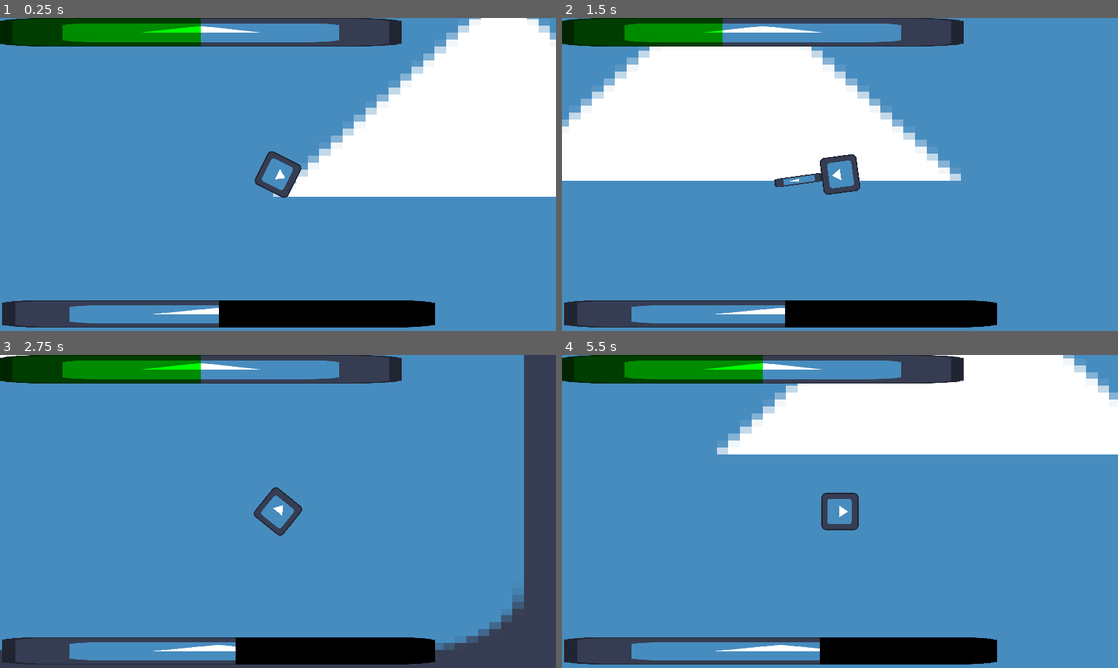
Above: before the commit, frames 1-4 (two rows, left to right).
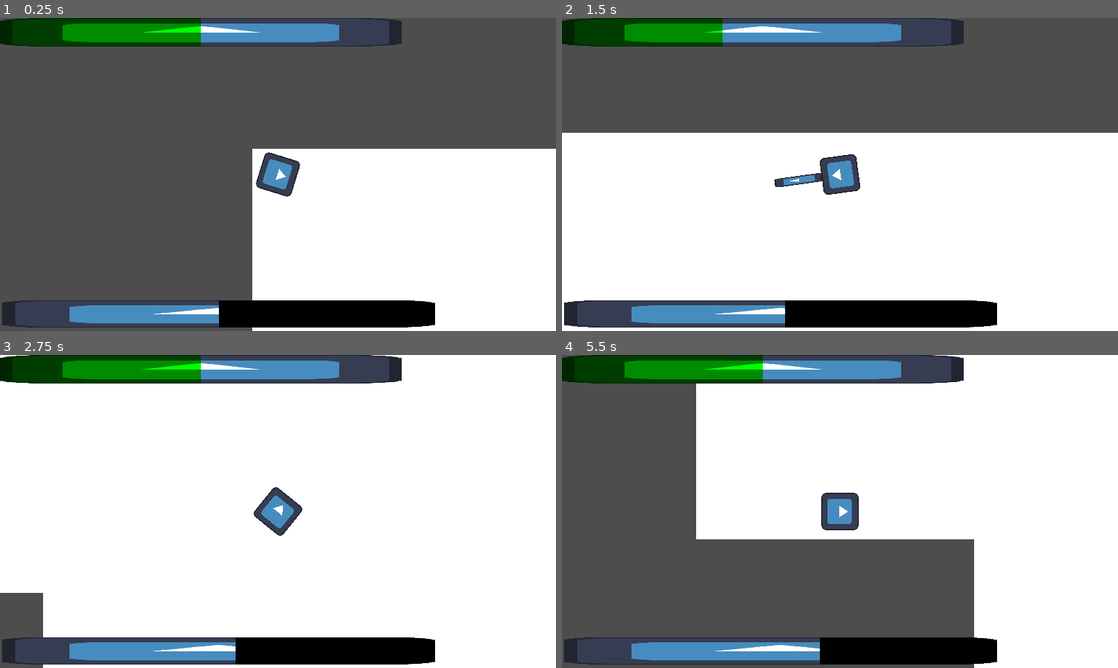
Above: after the commit, the same moments.

Repository: bigmonmulgrew/GodotJam70
Game: Godot game, scene res://Levels/DELETEMETEST.tscn
Same seed, same stepped clock (60 frames per second), same inputs: the game is played once before the commit and once after it. The engine's default icon, where the game draws it, is replaced by a stand-in: a white triangle on a blue panel in a dark square.
Inputs (mouse positions are in pixels of both pictures, inside the frame that each line leads up to):
- Up to frame 1 (0.25 s): no input
- Up to frame 2 (1.5 s): tap Enter at 0.5 s; move the mouse to (962, 158) at 0.52 s; hold D (move_right) 0.53-1.28 s; tap Shift (defensive_action) at 0.6 s; move the mouse to (728, 190) at 1.27 s; hold S (move_down) from 1.28 s (still down); click (728, 190) at 1.35 s
- Up to frame 3 (2.75 s): move the mouse to (333, 442) at 2.02 s; release S (move_down) at 2.03 s; hold D (move_right) from 2.03 s (still down); right-click (333, 442) at 2.1 s
- Up to frame 4 (5.5 s): move the mouse to (812, 574) at 2.77 s; release D (move_right) at 2.78 s; hold W (move_up) 2.78-3.53 s; tap Shift (defensive_action) at 2.85, 5.1 s; move the mouse to (1006, 558) at 3.52 s; hold A (move_left) 3.53-5.03 s; click (1006, 558) at 3.6 s; move the mouse to (673, 464) at 4.27 s; right-click (673, 464) at 4.35 s; move the mouse to (867, 511) at 5.02 s; hold S (move_down) from 5.03 s (still down)

The runs differ from the first frame. In frame 1, 79% of the frame differs, in the area x 0-100%, y 0-100%; in frame 2, 76%; in frame 3, 86%; in frame 4, 70%.

Commit message:
Created empty arena
Created an empty arena that is a white background with invisible walls that prevent the player from leaving the playable area. The walls are set up using staticbody2d node.

Also added the arena to the DELETEMETEST scene, so that you can see that the player cannot escape the bounds.

Diff:
--- a/Levels/DELETEMETEST.tscn
+++ b/Levels/DELETEMETEST.tscn
@@ -1,16 +1,14 @@
-[gd_scene load_steps=4 format=3 uid="uid://bbmv5ka3j4o3s"]
+[gd_scene load_steps=5 format=3 uid="uid://bbmv5ka3j4o3s"]
 
 [ext_resource type="Texture2D" uid="uid://bsoah8gdmv5su" path="res://icon.svg" id="1_3p44r"]
 [ext_resource type="Script" path="res://Scripts/DELETEMETEST.gd" id="1_vmmgu"]
 [ext_resource type="PackedScene" uid="uid://bs1eddaicb0iy" path="res://Scenes/Character/character.tscn" id="2_xnnp0"]
+[ext_resource type="PackedScene" uid="uid://7tmputkdxmuf" path="res://Scenes/empty_arena.tscn" id="4_x8guw"]
 
 [node name="TEMPTEST" type="Node2D"]
 script = ExtResource("1_vmmgu")
 
-[node name="Icon" type="Sprite2D" parent="."]
-position = Vector2(156, 6)
-scale = Vector2(7.96875, 4.71875)
-texture = ExtResource("1_3p44r")
+[node name="EmptyArena" parent="." instance=ExtResource("4_x8guw")]
 
 [node name="Character" parent="." instance=ExtResource("2_xnnp0")]
 
--- /dev/null
+++ b/Scenes/empty_arena.tscn
@@ -0,0 +1,130 @@
+[gd_scene load_steps=12 format=3 uid="uid://7tmputkdxmuf"]
+
+[sub_resource type="RectangleShape2D" id="RectangleShape2D_cfjlt"]
+size = Vector2(40, 208)
+
+[sub_resource type="RectangleShape2D" id="RectangleShape2D_00c5u"]
+size = Vector2(40, 200)
+
+[sub_resource type="RectangleShape2D" id="RectangleShape2D_5y3wa"]
+size = Vector2(40, 200)
+
+[sub_resource type="RectangleShape2D" id="RectangleShape2D_3sba2"]
+size = Vector2(41, 1164)
+
+[sub_resource type="RectangleShape2D" id="RectangleShape2D_b5v8y"]
+size = Vector2(40, 256)
+
+[sub_resource type="RectangleShape2D" id="RectangleShape2D_pmhik"]
+size = Vector2(42, 1232)
+
+[sub_resource type="RectangleShape2D" id="RectangleShape2D_rm1fs"]
+size = Vector2(40, 210)
+
+[sub_resource type="RectangleShape2D" id="RectangleShape2D_7s5p3"]
+size = Vector2(46.875, 192)
+
+[sub_resource type="RectangleShape2D" id="RectangleShape2D_qn75h"]
+size = Vector2(46.875, 192)
+
+[sub_resource type="RectangleShape2D" id="RectangleShape2D_m5riq"]
+size = Vector2(46.125, 160)
+
+[sub_resource type="RectangleShape2D" id="RectangleShape2D_8xy4e"]
+size = Vector2(45.75, 192)
+
+[node name="EmptyArena" type="Area2D"]
+
+[node name="Polygon2D" type="Polygon2D" parent="."]
+polygon = PackedVector2Array(0, 0, 1152, 0, 1152, 192, 960, 192, 960, 448, 1152, 448, 1152, 648, 0, 648, 0, 448, 192, 448, 192, 192, 0, 192)
+
+[node name="Walls" type="Node" parent="."]
+
+[node name="Wall" type="StaticBody2D" parent="Walls"]
+
+[node name="CollisionShape2D" type="CollisionShape2D" parent="Walls/Wall"]
+position = Vector2(-20, 96)
+shape = SubResource("RectangleShape2D_cfjlt")
+
+[node name="Wall2" type="StaticBody2D" parent="Walls"]
+position = Vector2(0, 456)
+
+[node name="CollisionShape2D" type="CollisionShape2D" parent="Walls/Wall2"]
+position = Vector2(-20, 92)
+shape = SubResource("RectangleShape2D_00c5u")
+
+[node name="Wall3" type="StaticBody2D" parent="Walls"]
+position = Vector2(1192, 456)
+
+[node name="CollisionShape2D" type="CollisionShape2D" parent="Walls/Wall3"]
+position = Vector2(-20, 92)
+shape = SubResource("RectangleShape2D_5y3wa")
+
+[node name="Wall4" type="StaticBody2D" parent="Walls"]
+position = Vector2(1192, 0)
+
+[node name="CollisionShape2D" type="CollisionShape2D" parent="Walls/Wall4"]
+position = Vector2(-20, 96)
+shape = SubResource("RectangleShape2D_cfjlt")
+
+[node name="Wall5" type="StaticBody2D" parent="Walls"]
+position = Vector2(192, 0)
+rotation = 1.5708
+
+[node name="CollisionShape2D" type="CollisionShape2D" parent="Walls/Wall5"]
+position = Vector2(-20.5, -386)
+shape = SubResource("RectangleShape2D_3sba2")
+
+[node name="Wall6" type="StaticBody2D" parent="Walls"]
+position = Vector2(1000, 200)
+
+[node name="CollisionShape2D" type="CollisionShape2D" parent="Walls/Wall6"]
+position = Vector2(-20, 120)
+shape = SubResource("RectangleShape2D_b5v8y")
+
+[node name="Wall7" type="StaticBody2D" parent="Walls"]
+position = Vector2(192, 688)
+rotation = 1.5708
+
+[node name="CollisionShape2D" type="CollisionShape2D" parent="Walls/Wall7"]
+position = Vector2(-19, -384)
+shape = SubResource("RectangleShape2D_pmhik")
+
+[node name="Wall8" type="StaticBody2D" parent="Walls"]
+position = Vector2(192, 200)
+
+[node name="CollisionShape2D" type="CollisionShape2D" parent="Walls/Wall8"]
+position = Vector2(-20, 143)
+shape = SubResource("RectangleShape2D_rm1fs")
+
+[node name="Wall9" type="StaticBody2D" parent="Walls"]
+position = Vector2(96, 216)
+rotation = 1.5708
+
+[node name="CollisionShape2D" type="CollisionShape2D" parent="Walls/Wall9"]
+position = Vector2(-0.5625, 0)
+shape = SubResource("RectangleShape2D_7s5p3")
+
+[node name="Wall10" type="StaticBody2D" parent="Walls"]
+position = Vector2(1056, 216)
+rotation = 1.5708
+
+[node name="CollisionShape2D" type="CollisionShape2D" parent="Walls/Wall10"]
+position = Vector2(-0.5625, 0)
+shape = SubResource("RectangleShape2D_qn75h")
+
+[node name="Wall11" type="StaticBody2D" parent="Walls"]
+position = Vector2(1064, 424)
+rotation = 1.5708
+
+[node name="CollisionShape2D" type="CollisionShape2D" parent="Walls/Wall11"]
+position = Vector2(0.9375, -16)
+shape = SubResource("RectangleShape2D_m5riq")
+
+[node name="Wall12" type="StaticBody2D" parent="Walls"]
+position = Vector2(64, 424)
+rotation = 1.5708
+
+[node name="CollisionShape2D" type="CollisionShape2D" parent="Walls/Wall12"]
+position = Vector2(1.125, 7.99999)
+shape = SubResource("RectangleShape2D_8xy4e")
